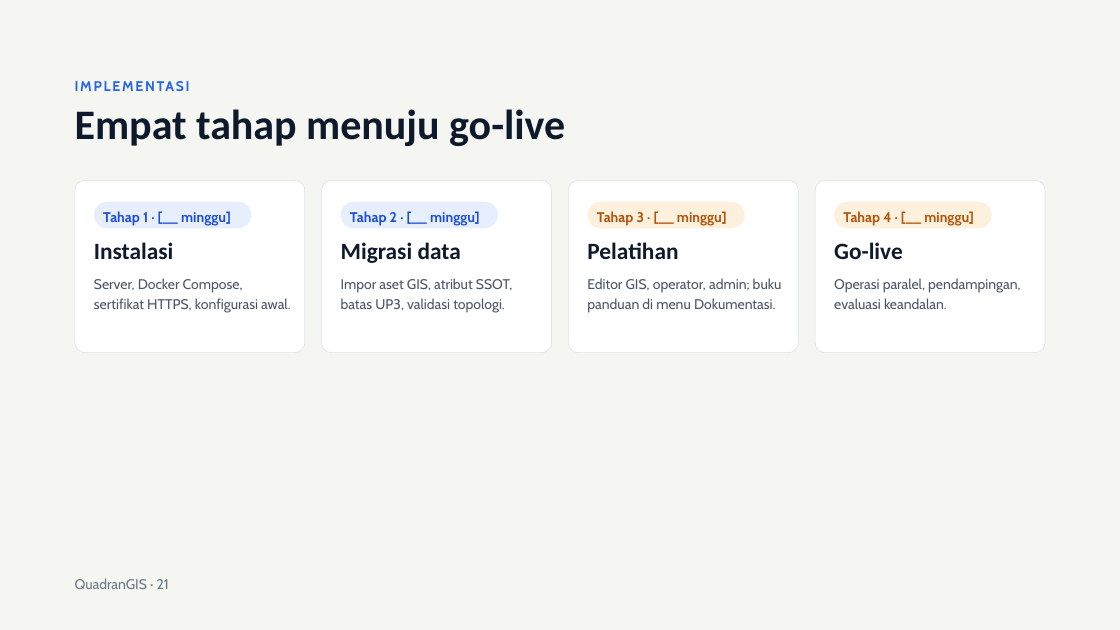
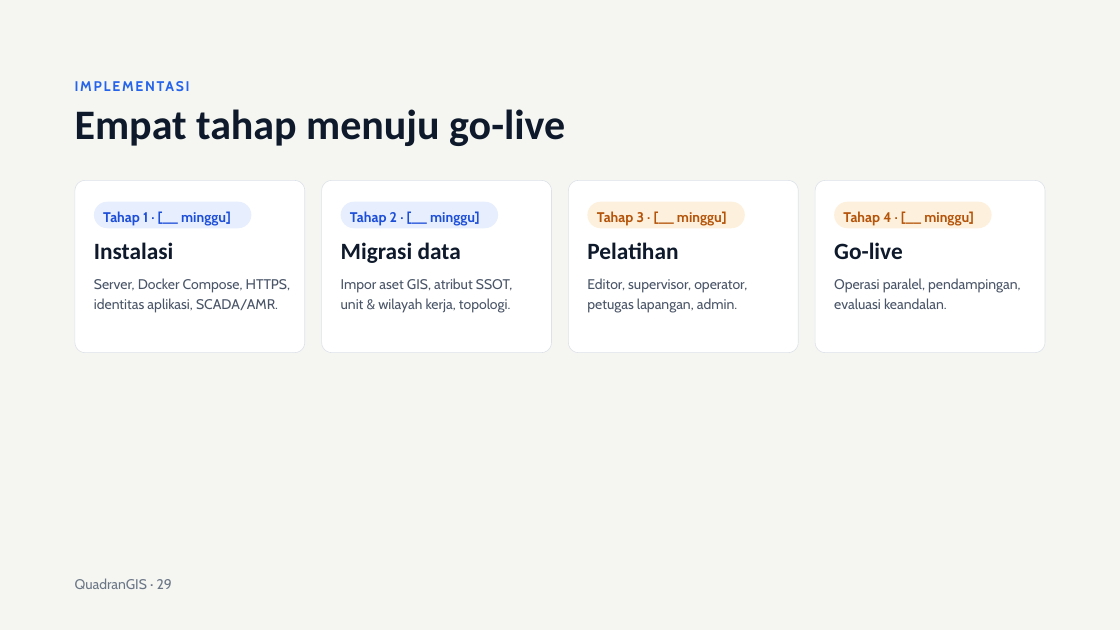
Before and after one commit to hendrapoernama/quadranGIS, a slide deck: slide 29 of docs/Presentasi QuadranGIS.pptx (slide 21 before the commit). Drawn at 1120x630 pixels with LibreOffice and Linux fonts; fonts in the diff are those of the drawing. Boxes give left, top, right and bottom in pixels: in the first picture for what was removed or moved away, otherwise in the second. Text is boxed around its words. In the diff, an @@ line names an element or a change of style, - is before the commit and + after.

```diff
--- a/docs/Presentasi QuadranGIS.pptx
+++ b/docs/Presentasi QuadranGIS.pptx
@@ text at (94, 278, 291, 313): text changed @@
-Server, Docker Compose, sertifikat HTTPS, konfigurasi awal.
+Server, Docker Compose, HTTPS, identitas aplikasi, SCADA/AMR.
@@ text at (341, 278, 513, 313): text changed @@
-Impor aset GIS, atribut SSOT, batas UP3, validasi topologi.
+Impor aset GIS, atribut SSOT, unit & wilayah kerja, topologi.
@@ text at (587, 278, 747, 313): text changed @@
-Editor GIS, operator, admin; buku panduan di menu Dokumentasi.
+Editor, supervisor, operator, petugas lapangan, admin.
@@ text at (75, 578, 172, 589): text changed @@
-QuadranGIS · 21
+QuadranGIS · 29
```
Also in this commit, not shown: 19 other slides changed, 8 slides added, 55 other files.
